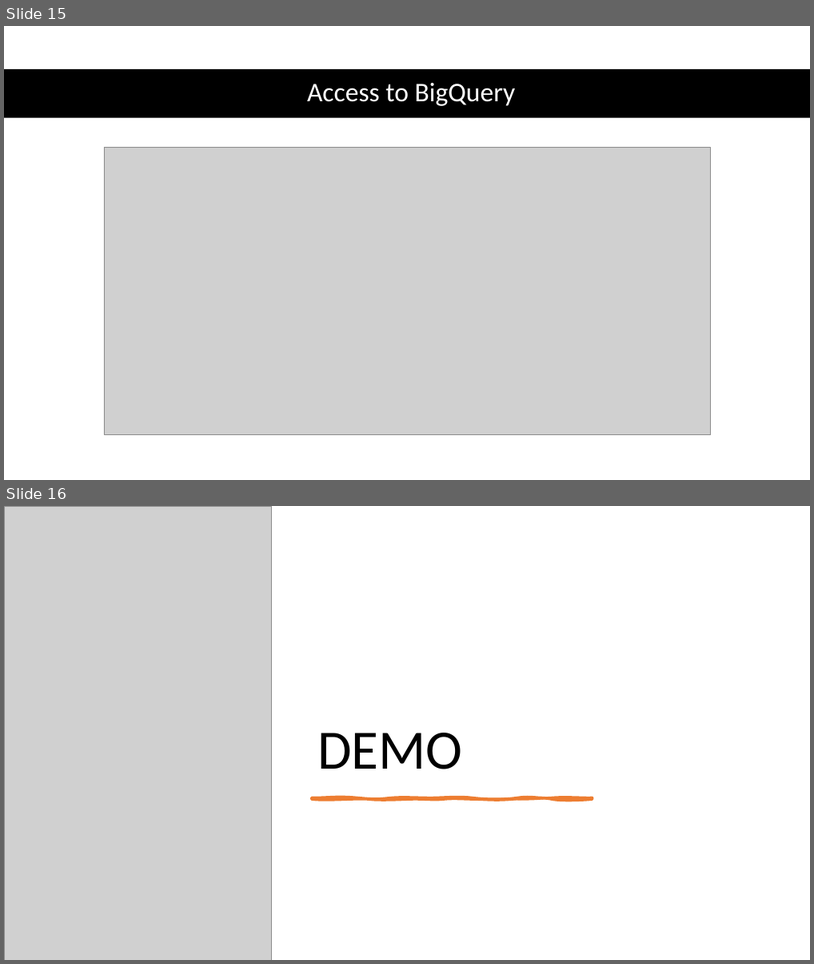
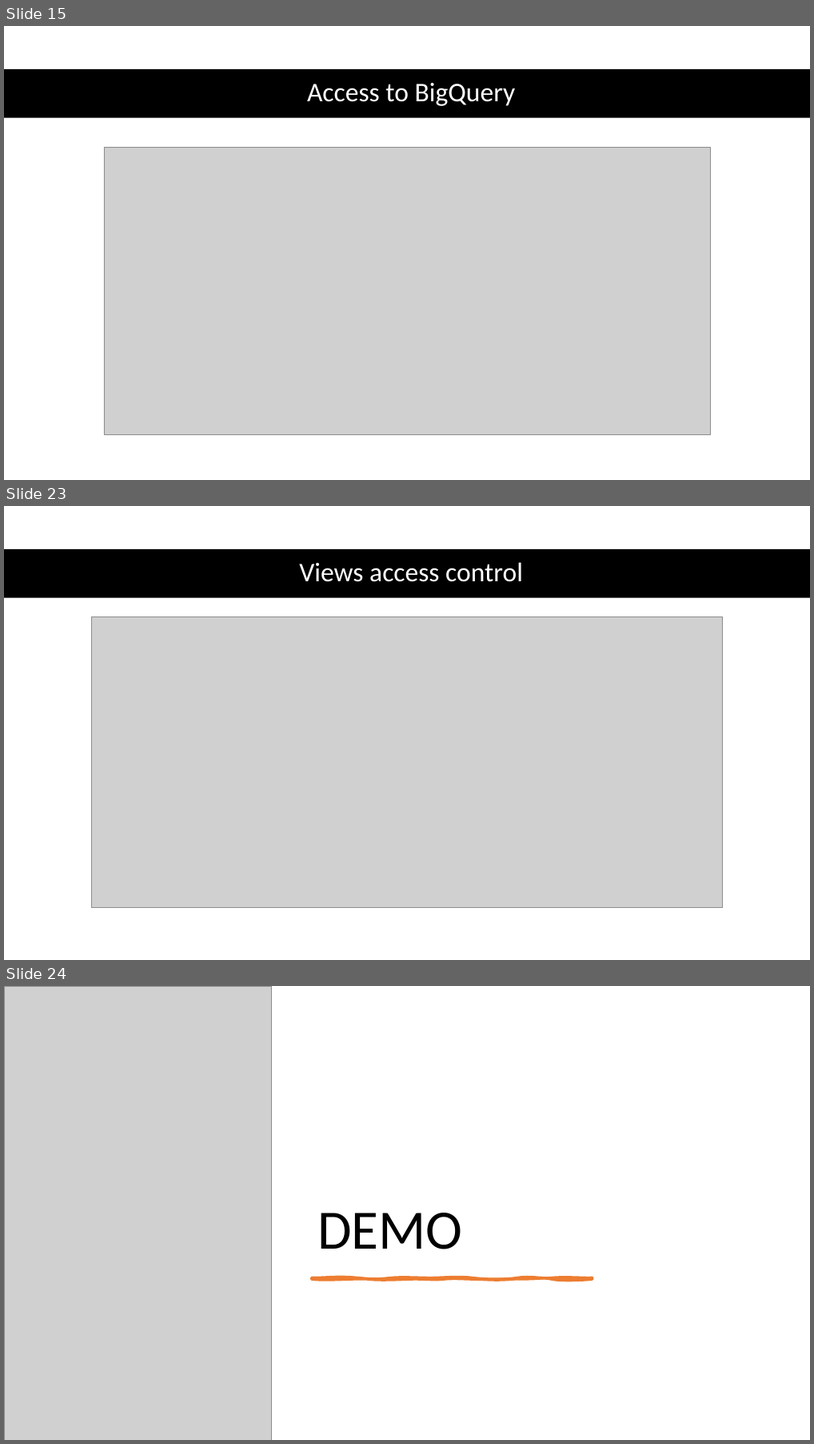
Before and after one commit to brucent2610/DataEngineerCoaching, a slide deck: Presentation/BigQuery.pptx. Shown one above the other, each under a label of ours: slides 15 and 16 before the commit, slides 15, 23 and 24 after it; the slides between them are not shown. The pictures are 814x964 and 814x1444 pixels, drawn with LibreOffice and Linux fonts; fonts in the diff are those of the drawing; grey boxes stand for pictures. Boxes give left, top, right and bottom in pixels: in the first picture for what was removed or moved away, otherwise in the second. Text is boxed around its words. In the diff, an @@ line names an element or a change of style, - is before the commit and + after.

```diff
--- a/Presentation/BigQuery.pptx
+++ b/Presentation/BigQuery.pptx
@@ slide 23 added at bbox=[4, 506, 810, 960], background #FFFFFF @@
@@ rectangle added at bbox=[4, 549, 810, 598], fill #000000 @@
@@ title added at bbox=[299, 562, 523, 582], 32 pt, text #FFFFFF @@
+Views access control
@@ picture added at bbox=[91, 616, 723, 908] @@
@@ what was slide 16 is now slide 24 @@
```
Also in this commit, not shown: 1 slide changed, 7 other slides added, 4 other files.
